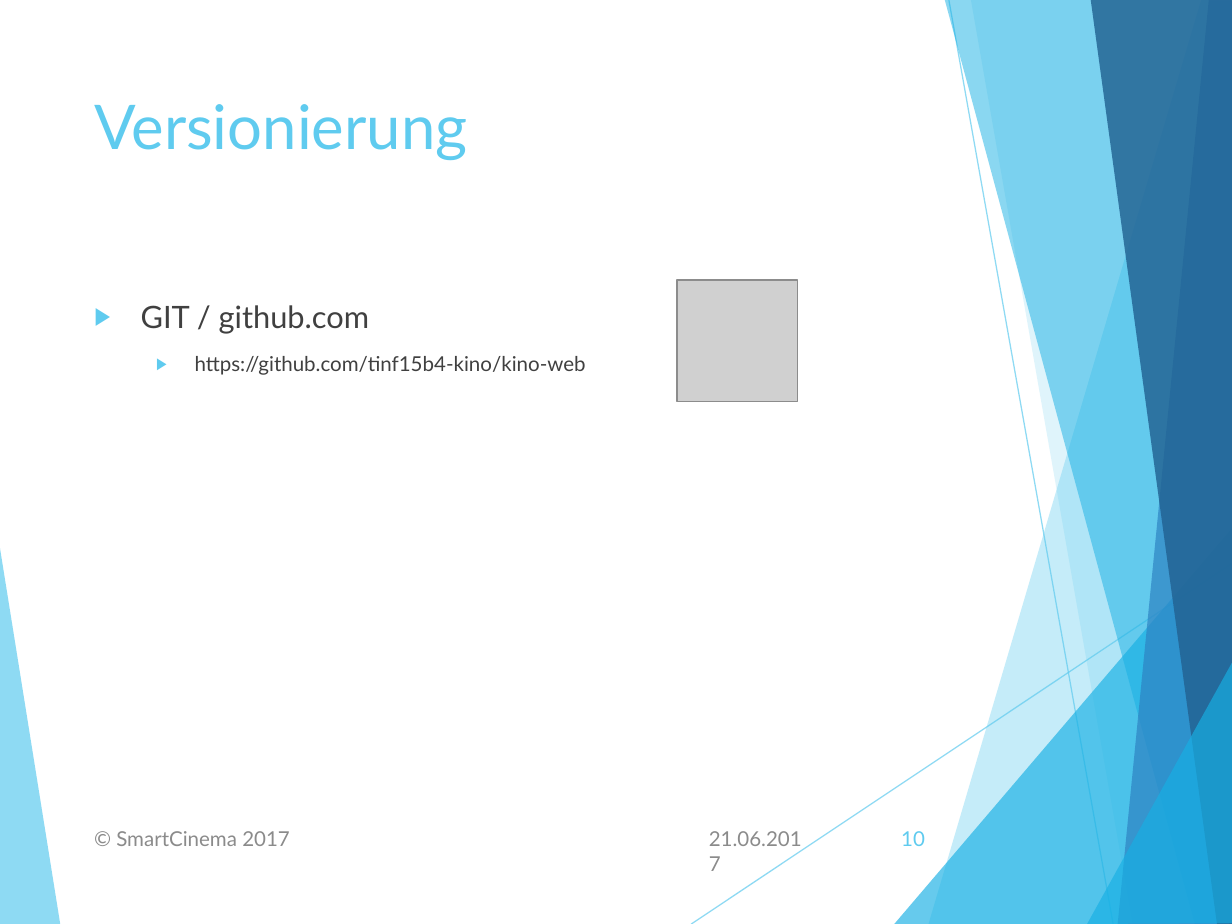
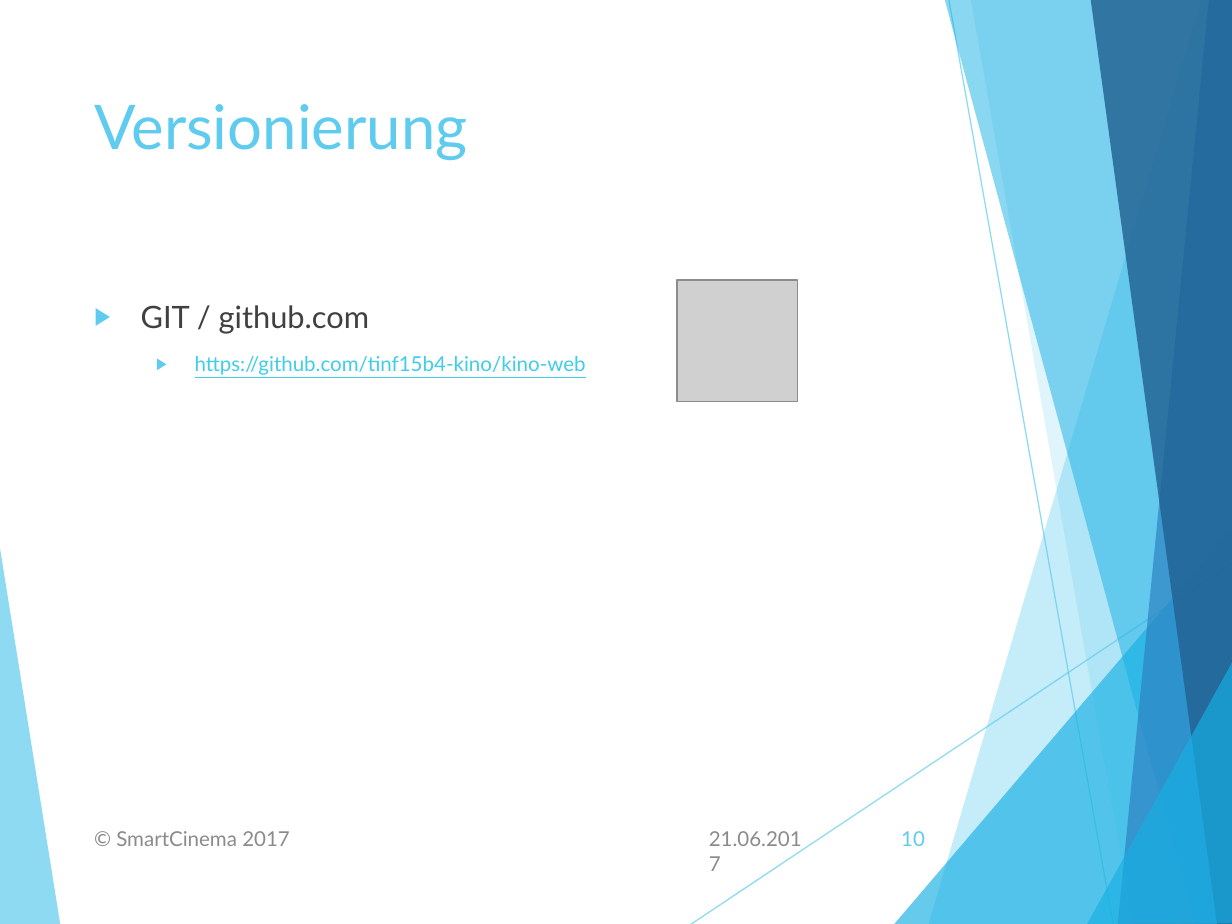
Before and after one commit to tinf15b4-kino/kino-web, a slide deck: slide 10 of documents/final_presentation/Final Presentation.pptx. Drawn at 1232x924 pixels with LibreOffice and Linux fonts; fonts in the diff are those of the drawing; grey boxes stand for pictures. Boxes give left, top, right and bottom in pixels: in the first picture for what was removed or moved away, otherwise in the second. Text is boxed around its words. In the diff, an @@ line names an element or a change of style, - is before the commit and + after.

```diff
--- a/documents/final_presentation/Final Presentation.pptx
+++ b/documents/final_presentation/Final Presentation.pptx
@@ text at [195,356,586,375]: text colour #404040 to #3FCDE7, underline on in "https://github.com/tinf15b4-kino/kino-web" @@
```
Also in this commit, not shown: 3 other slides changed, 7 other files.
